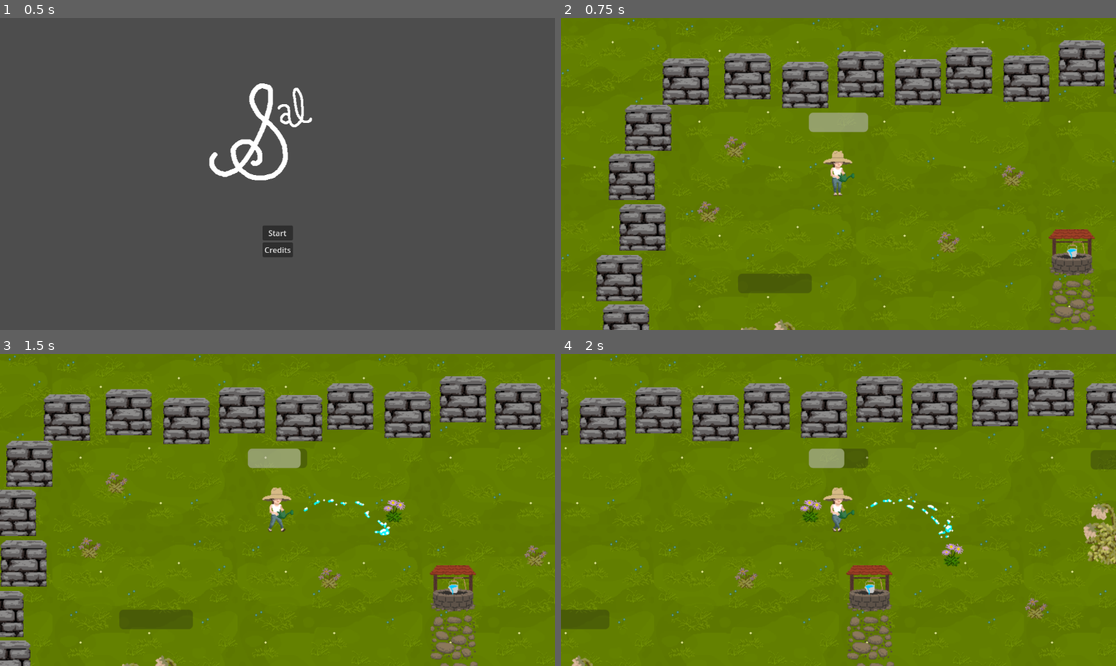
Above: before the commit, frames 1-4 (two rows, left to right).
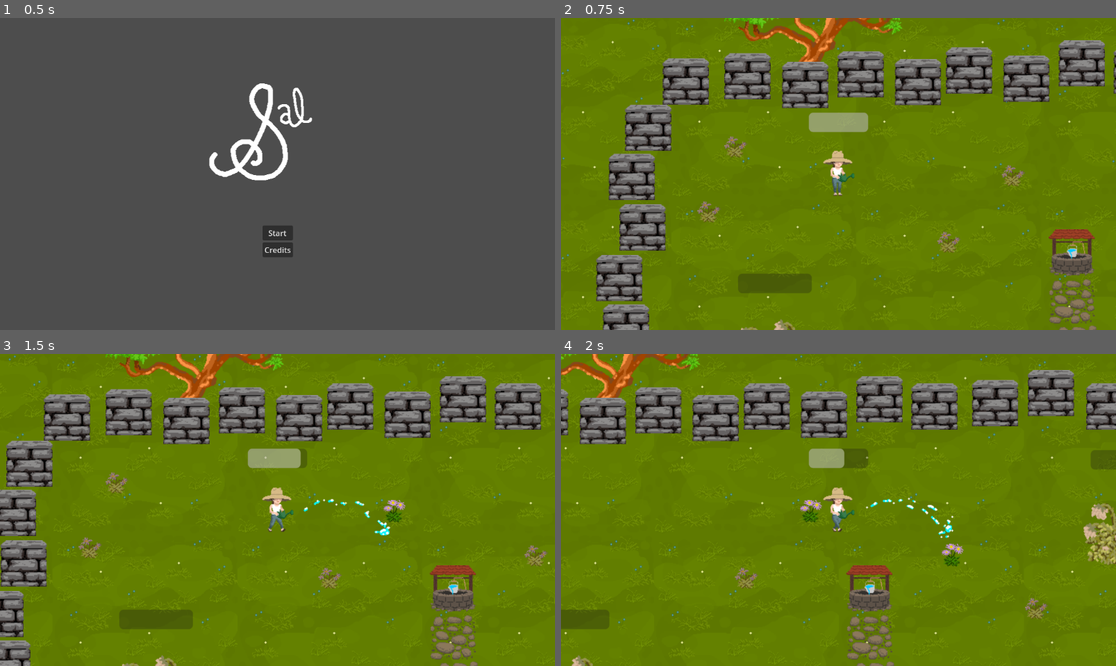
Above: after the commit, the same moments.

Repository: CuttleC/boxes
Game: Godot game, scene res://menu.tscn
The game is run twice, just before and just after one commit, with the same random seed, the same clock (stepped at 60 frames per second) and the same inputs.
Inputs:
- Up to frame 1 (0.5 s): no input
- Up to frame 2 (0.75 s): click "Start" at 0.5 s
- Up to frame 3 (1.5 s): hold D (move_right) from 1.28 s (still down); hold Space (water) from 1.28 s (still down)
- Up to frame 4 (2 s): keep holding D (move_right); keep holding Space (water)

Frame 1 is identical in both runs. In frame 2, 1.3% of the frame differs, in the area x 29-62%, y 0-15%; in frame 3, 1.3%; in frame 4, 1.1%.

Commit message:
added some arbutus

Diff:
--- /dev/null
+++ b/arbutus.tscn
@@ -0,0 +1,8 @@
+[gd_scene load_steps=2 format=3 uid="uid://bp26tsd7y76co"]
+
+[ext_resource type="Texture2D" uid="uid://cpurlkukblyg3" path="res://art/finalized/arbutus.png" id="1_wu45t"]
+
+[node name="Area2D" type="Area2D"]
+
+[node name="Sprite2D" type="Sprite2D" parent="."]
+texture = ExtResource("1_wu45t")
--- a/main.tscn
+++ b/main.tscn
@@ -6,6 +6,7 @@
 [ext_resource type="Texture2D" uid="uid://ca7i7j0w6qe75" path="res://art/finalized/grassyground_1.png" id="2_4c57u"]
 [ext_resource type="PackedScene" uid="uid://b7ehmcsariqkw" path="res://wall.tscn" id="2_kek77"]
 [ext_resource type="PackedScene" uid="uid://ccoqscqedkmq1" path="res://cobble_deco.tscn" id="3_4c57u"]
+[ext_resource type="PackedScene" uid="uid://bp26tsd7y76co" path="res://arbutus.tscn" id="4_efxa6"]
 [ext_resource type="PackedScene" uid="uid://boyumyisgsdj7" path="res://well.tscn" id="4_lquwl"]
 [ext_resource type="PackedScene" uid="uid://b201yf0dso73l" path="res://fun_plant.tscn" id="5_272bh"]
 [ext_resource type="PackedScene" uid="uid://l8t87qudambv" path="res://flower_letter.tscn" id="6_7mycd"]
@@ -193,6 +194,42 @@
 
 [node name="Area2D12" parent="Deco" instance=ExtResource("3_4c57u")]
 position = Vector2(346, 908)
+
+[node name="Area2D56" parent="Deco" instance=ExtResource("4_efxa6")]
+position = Vector2(1453, 250)
+
+[node name="Area2D57" parent="Deco" instance=ExtResource("4_efxa6")]
+position = Vector2(1984, 216)
+
+[node name="Area2D58" parent="Deco" instance=ExtResource("4_efxa6")]
+position = Vector2(1484, 964)
+
+[node name="Area2D59" parent="Deco" instance=ExtResource("4_efxa6")]
+position = Vector2(-252, 546)
+
+[node name="Area2D65" parent="Deco" instance=ExtResource("4_efxa6")]
+position = Vector2(-116, 1527)
+
+[node name="Area2D66" parent="Deco" instance=ExtResource("4_efxa6")]
+position = Vector2(699, 1656)
+
+[node name="Area2D67" parent="Deco" instance=ExtResource("4_efxa6")]
+position = Vector2(1406, 1571)
+
+[node name="Area2D60" parent="Deco" instance=ExtResource("4_efxa6")]
+position = Vector2(191, -21)
+
+[node name="Area2D61" parent="Deco" instance=ExtResource("4_efxa6")]
+position = Vector2(965, -634)
+
+[node name="Area2D62" parent="Deco" instance=ExtResource("4_efxa6")]
+position = Vector2(1117, -166)
+
+[node name="Area2D63" parent="Deco" instance=ExtResource("4_efxa6")]
+position = Vector2(29, -187)
+
+[node name="Area2D64" parent="Deco" instance=ExtResource("4_efxa6")]
+position = Vector2(134, -722)
 
 [node name="GameObjects" type="TileMapLayer" parent="."]
 y_sort_enabled = true
Binary file added: art/finalized/arbutus.png
Not shown, added: art/finalized/arbutus.png.import
Not shown: 1 places in main.tscn that only renumber resources
